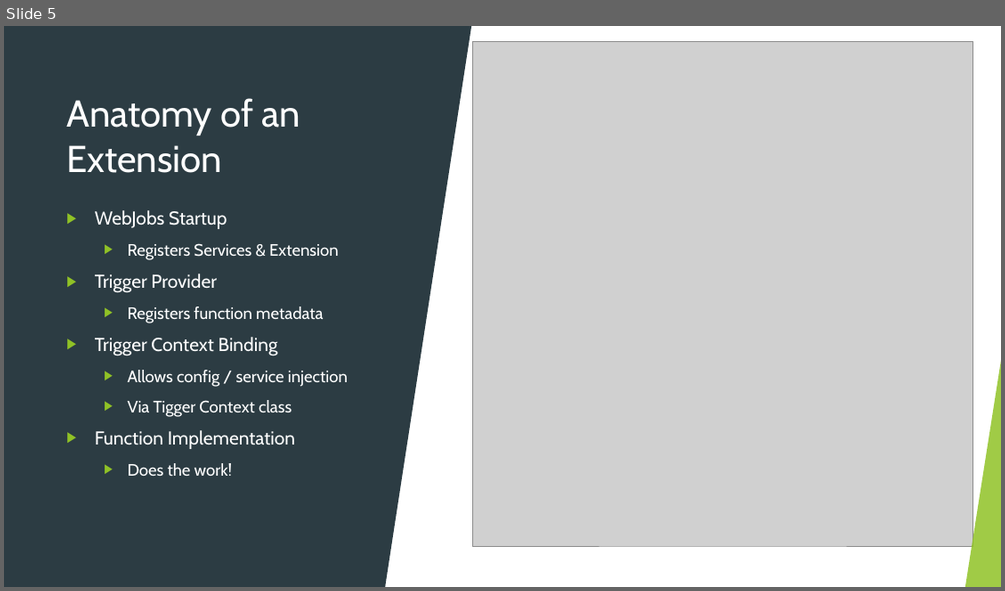
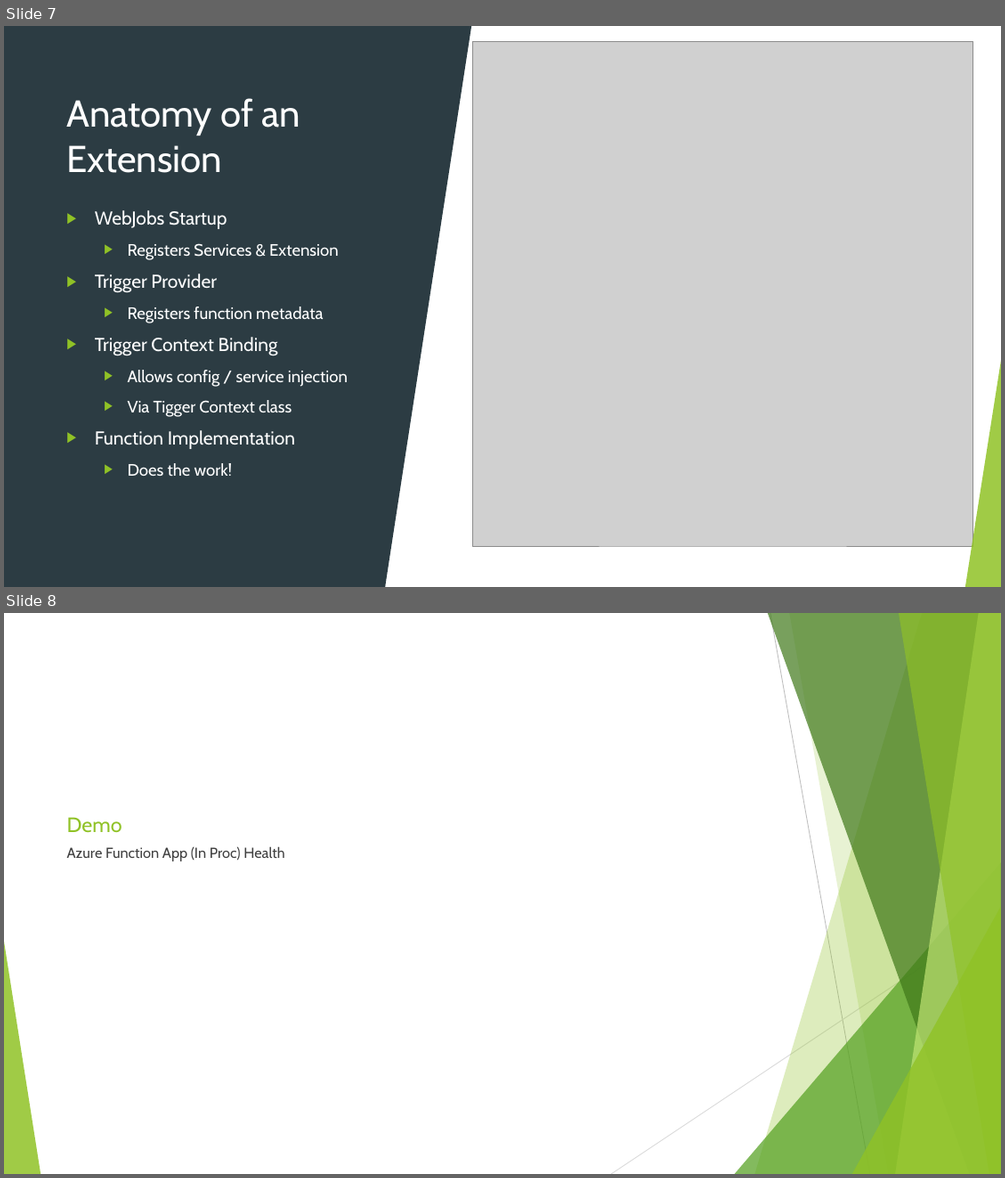
Before and after one commit to Rammesses/Azure.Functions.HealthEndpoints, a slide deck: Global Azure London - 2023-05-12.pptx. Shown one above the other, each under a label of ours: slide 5 before the commit, slides 7 and 8 after it. The pictures are 1005x591 and 1005x1178 pixels, drawn with LibreOffice and Linux fonts; fonts in the diff are those of the drawing; grey boxes stand for pictures. Boxes give left, top, right and bottom in pixels: in the first picture for what was removed or moved away, otherwise in the second. Text is boxed around its words. In the diff, an @@ line names an element or a change of style, - is before the commit and + after.

```diff
--- a/Global Azure London - 2023-05-12.pptx
+++ b/Global Azure London - 2023-05-12.pptx
@@ slide 8 added at [4,613,1001,1174], background #FFFFFF; not listed: 10 template elements that a slide beside it also shows @@
@@ title added at [67,817,122,832], 20 pt, text #90C226 @@
+Demo
@@ text added at [67,846,284,861], 14 pt, text #404040 @@
+Azure Function App (In Proc) Health
@@ what was slide 5 is now slide 7 @@
```
Also in this commit, not shown: 2 slides changed, 6 other slides added.
